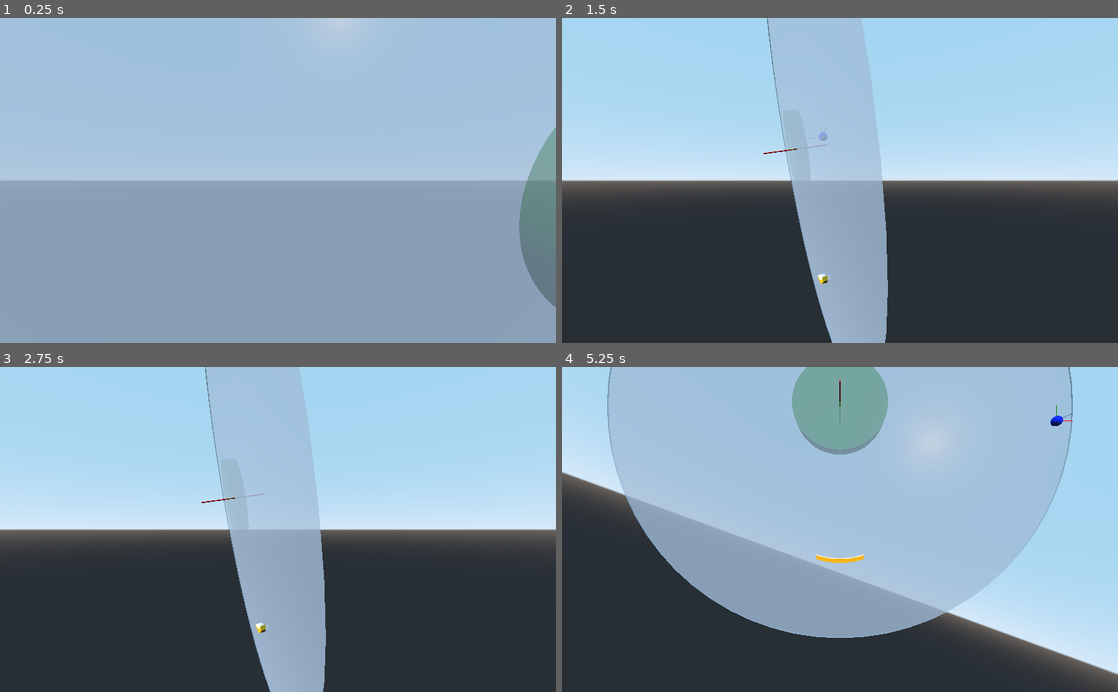
Above: before the commit, frames 1-4 (two rows, left to right).
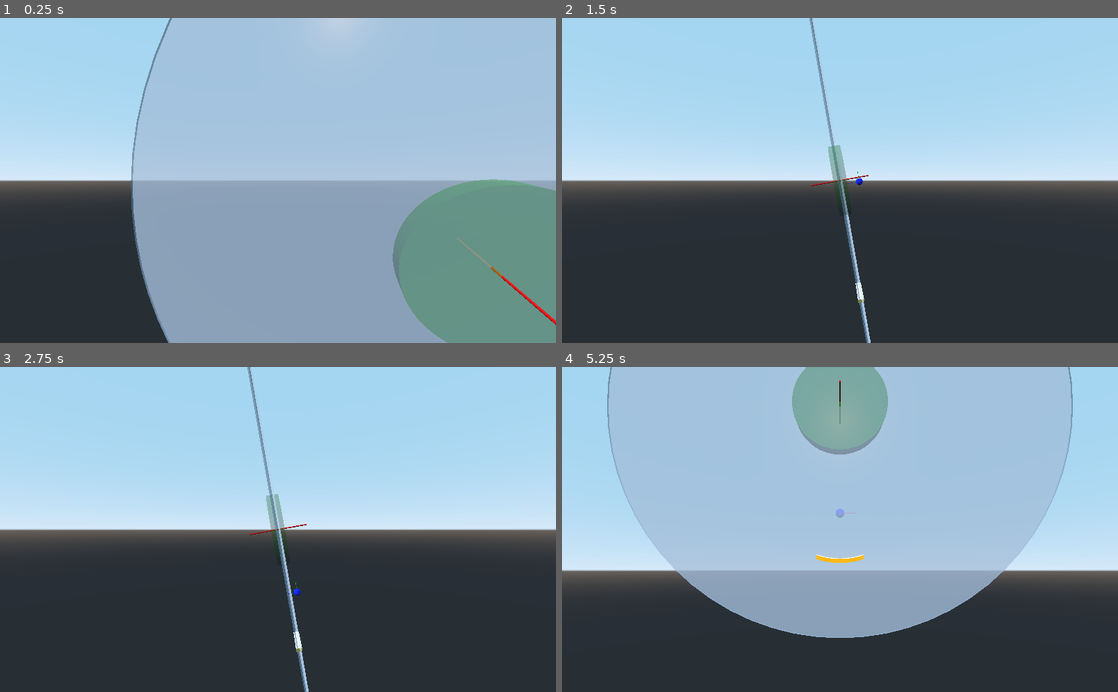
Above: after the commit, the same moments.

Repository: teratron/treaker
Game: Godot game, scene res://src/world/World.tscn
Same seed, same stepped clock (60 frames per second), same inputs: the game is played once before the commit and once after it.
Inputs (mouse positions are in pixels of both pictures, inside the frame that each line leads up to):
- Up to frame 1 (0.25 s): no input
- Up to frame 2 (1.5 s): tap Enter at 0.5 s; move the mouse to (867, 180) at 0.52 s; press the mouse at (867, 180) at 0.53 s; hold W (move_forward) from 0.53 s (still down); move the mouse to (812, 180) at 1.27 s; release the mouse at (812, 180) at 1.28 s; tap C (toggle_camera) at 1.35 s
- Up to frame 3 (2.75 s): keep holding W (move_forward); move the mouse to (289, 523) at 2.02 s; tap Alt (use_ability) at 2.1 s
- Up to frame 4 (5.25 s): keep holding W (move_forward); move the mouse to (834, 536) at 2.77 s; tap P at 2.85 s; click (834, 536) at 2.92 s; tap Space (move_up) at 3.5, 5 s; move the mouse to (878, 532) at 3.52 s; tap T at 3.6 s; tap Enter at 4.25 s; move the mouse to (795, 526) at 4.27 s; click (795, 526) at 4.35 s; move the mouse to (845, 529) at 5.02 s; hold C (toggle_camera) from 5.03 s (still down); click (845, 529) at 5.17 s

The runs differ from the first frame. In frame 1, 29% of the frame differs, in the area x 0-100%, y 0-100%; in frame 2, 8.8%; in frame 3, 8.7%; in frame 4, 21%.

Commit message:
Velocity ball

Diff:
--- a/app/src/player/Ball.gd
+++ b/app/src/player/Ball.gd
@@ -17,8 +17,12 @@
 
 func _integrate_forces(state):
 	if status == HOVERED:
+		#prints(velocity)
 		velocity = state.linear_velocity.normalized() * speed #* state.get_step())
+		#velocity.z = 0
+		#prints(velocity, global_transform.basis.xform(velocity), transform.basis.xform(velocity))
 		set_linear_velocity(velocity)
+		#set_linear_velocity(transform.basis.xform(velocity))
 
 #	var count = state.get_contact_count()
 #	if count > 0:
--- a/app/src/player/Player.gd
+++ b/app/src/player/Player.gd
@@ -34,6 +34,13 @@
 	paddle.set_ball_position(ball.radius)
 	ball_parked_position()
 
+	#((1, 0, 0), (0, 0.984808, -0.173648), (0, 0.173648, 0.984807)) ((1, 0, 0), (0, 1, 0), (0, 0, 1))
+	prints(transform.basis, rotor.transform.basis)
+	#(1, 0.984808, 0.173648) (1, 1, 0)
+	prints(transform.basis.xform(Vector3(1, 1, 0)), rotor.transform.basis.xform(Vector3(1, 1, 0)))
+	#prints(global_transform.basis, rotor.global_transform.basis)
+	#print(deg2rad(10))
+
 
 #func _physics_process(_delta):
 	#rotor.transform = rotor.transform.orthonormalized()
@@ -62,6 +69,7 @@
 			rotor.transform.basis = rotor.transform.basis.rotated(Vector3(0, 0, 1), angular_speed * delta * motion.x)
 
 			if ball.status == ball.PARKED:
+				#prints(rotor.transform.basis, rotor.transform.basis.xform(ball.velocity))
 				ball_parked_position()
 
 		if is_center_look:
--- a/app/src/world/World.tscn
+++ b/app/src/world/World.tscn
@@ -25,7 +25,7 @@
 [node name="Debug" parent="." instance=ExtResource( 1 )]
 
 [node name="Player" parent="." instance=ExtResource( 2 )]
-transform = Transform( 0.923045, -0.288133, 0.254887, 0.336824, 0.925417, -0.173648, -0.185843, 0.246137, 0.951251, 3, 5, 7 )
+transform = Transform( 1, 0, 0, 0, 0.984808, -0.173648, 0, 0.173648, 0.984807, 0, 0, 0 )
 
 [node name="Bricks" type="StaticBody" parent="Player"]
 
